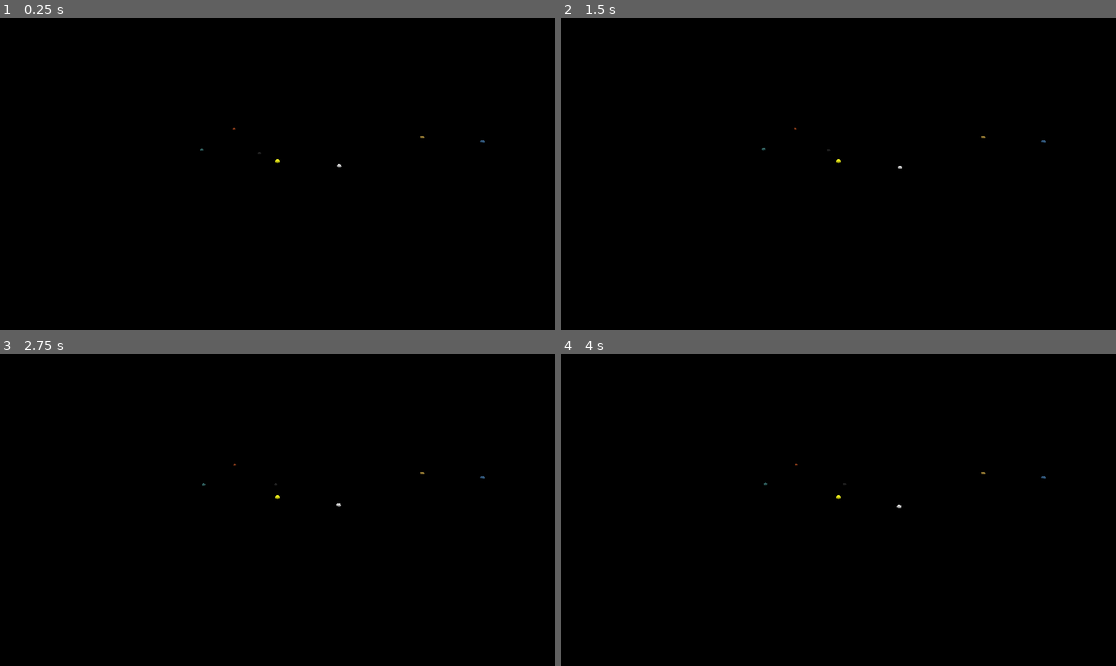
Above: before the commit, frames 1-4 (two rows, left to right).
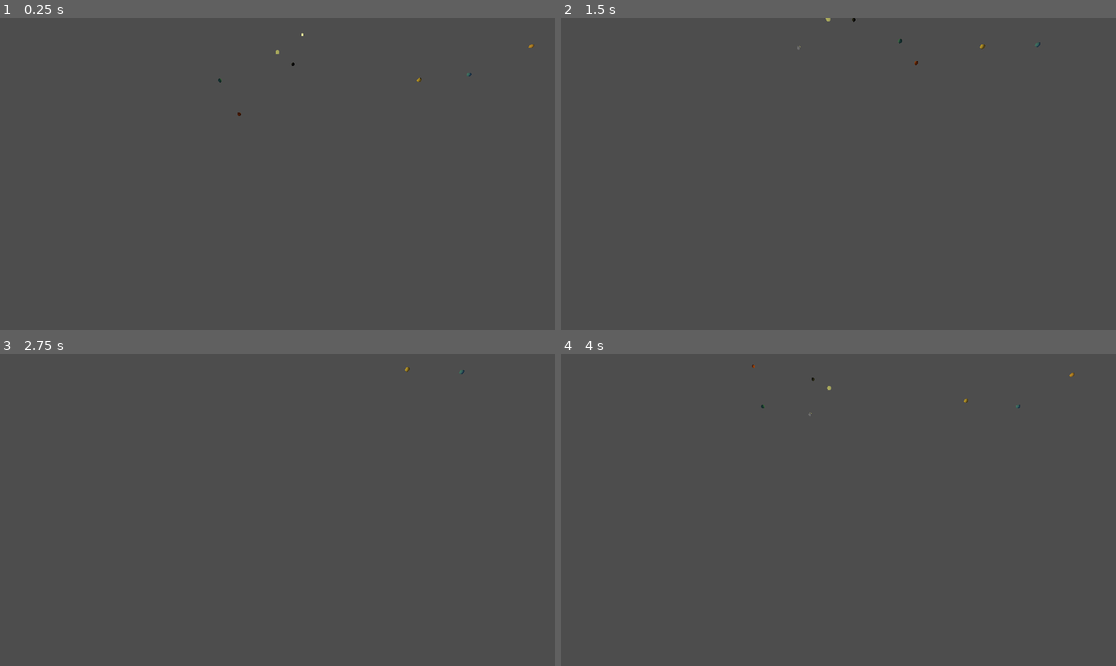
Above: after the commit, the same moments.

Repository: adorion25/Systeme_solaire
Game: Godot game, scene res://node_3d.tscn
The game is run twice, just before and just after one commit, with the same random seed, the same clock (stepped at 60 frames per second) and the same inputs.
Inputs:
- Up to frame 1 (0.25 s): no input
- Up to frame 2 (1.5 s): tap Enter at 0.5 s; hold D (Droite, bound only after the commit) 0.53-1.28 s; tap S (Derrière, bound only after the commit) at 0.6 s; tap W (Devant, bound only after the commit) at 0.8, 1.35 s; tap Space at 1.25 s; hold X (Inclinaison_bas, bound only after the commit) from 1.28 s (still down)
- Up to frame 3 (2.75 s): tap S (Derrière, bound only after the commit) at 1.55, 2.1 s; release X (Inclinaison_bas, bound only after the commit) at 2.03 s; hold D (Droite, bound only after the commit) from 2.03 s (still down); tap W (Devant, bound only after the commit) at 2.3 s
- Up to frame 4 (4 s): tap Enter at 2.75 s; release D (Droite, bound only after the commit) at 2.78 s; hold Z (Inclinaison_haut, bound only after the commit) 2.78-3.53 s; tap W (Devant, bound only after the commit) at 2.85, 3.8 s; tap S (Derrière, bound only after the commit) at 3.05, 3.6 s; hold A (Gauche, bound only after the commit) from 3.53 s (still down)

The runs differ from the first frame. In frame 1, 100% of the frame differs, in the area x 0-100%, y 0-100%; in frame 2, 100%; in frame 3, 100%; in frame 4, 100%.

Commit message:
problème d'orbite et essais position camera

Diff:
--- a/cysstaim-çolèrre/astres_script.gd
+++ b/cysstaim-çolèrre/astres_script.gd
@@ -19,6 +19,7 @@
 
 @export_group("Simulation gravitationnelle")
 @export var masse_corps : float
+@export var periode : float
 @export var periode_relative : float
 @export var position_initiale : Vector3
 @export var vitesse_initiale : Vector3
@@ -29,7 +30,6 @@
 var G : float = 6.674e-11
 var position_reelle : Vector3
 var vitesse : Vector3
-var periode : float = 299.819e3
 var temps_ecoule : float
 
 var pause : bool
--- /dev/null
+++ b/cysstaim-çolèrre/camera_3d.gd
@@ -0,0 +1,26 @@
+extends Camera3D
+
+
+# Called when the node enters the scene tree for the first time.
+func _ready() -> void:
+	pass # Replace with function body.
+
+
+# Called every frame. 'delta' is the elapsed time since the previous frame.
+func _process(delta: float) -> void:
+	if Input.is_action_just_pressed("Gauche"):
+		position += Vector3(-20, 0, 0)
+	elif Input.is_action_just_pressed("Droite"):
+		position += Vector3(20, 0, 0)
+	elif Input.is_action_just_pressed("Devant"):
+		position += Vector3(0, 20, 0)
+	elif Input.is_action_just_pressed("Derrière"):
+		position += Vector3(0, -20, 0)
+	elif Input.is_action_just_pressed("Inclinaison_haut"):
+		rotation += Vector3(PI/24, 0, 0)
+	elif Input.is_action_just_pressed("Inclinaison_bas"):
+		rotation += Vector3(-PI/24, 0, 0)
+	elif Input.is_action_just_pressed("Rotation_droite"):
+		rotation += Vector3(-PI/24, PI/24, PI/8)
+	elif Input.is_action_just_pressed("Rotation_gauche"):
+		rotation += Vector3(PI/24, -PI/24, -PI/8)
--- a/cysstaim-çolèrre/node_3d.tscn
+++ b/cysstaim-çolèrre/node_3d.tscn
@@ -1,6 +1,7 @@
 [gd_scene format=3 uid="uid://bnpcxbieyarvj"]
 
 [ext_resource type="PackedScene" uid="uid://rm367bqg7b75" path="res://soleil.tscn" id="1_4arys"]
+[ext_resource type="Script" uid="uid://bpp7jbg6nlwj8" path="res://camera_3d.gd" id="1_6iypd"]
 [ext_resource type="PackedScene" uid="uid://bevj4x1nwydyk" path="res://mercure.tscn" id="2_6iypd"]
 [ext_resource type="PackedScene" uid="uid://brtkama7wprbs" path="res://venus.tscn" id="3_tereu"]
 [ext_resource type="PackedScene" uid="uid://ct1h1ol6r8ntd" path="res://terre.tscn" id="4_cdqbm"]
@@ -11,7 +12,9 @@
 [ext_resource type="PackedScene" uid="uid://btic5h7rcmng0" path="res://neptune.tscn" id="9_tuemg"]
 
 [sub_resource type="Environment" id="Environment_4xowi"]
-background_mode = 1
+background_mode = 2
+background_color = Color(0, 0, 0.08627451, 1)
+background_energy_multiplier = 1.5
 
 [node name="Système solaire" type="Node3D" unique_id=1593736269]
 
@@ -21,12 +24,17 @@
 environment = SubResource("Environment_4xowi")
 
 [node name="Camera3D" type="Camera3D" parent="Environment_camera" unique_id=1026225519]
-transform = Transform3D(1, 0, 0, 0, -0.4999999999999998, 0.8660254037844385, 0, -0.8660254037844387, -0.49999999999999967, 0, 300, -150)
+transform = Transform3D(1.0000000000000002, 0, 0, 0, 0.8660254037844386, -0.49999999999999994, 0, 0.4999999999999999, 0.8660254037844387, 0, -450, 250)
+script = ExtResource("1_6iypd")
 
 [node name="OmniLight3D" type="OmniLight3D" parent="Environment_camera" unique_id=994336632]
+light_color = Color(1, 1, 0.57254905, 1)
+omni_range = 4096.0
+omni_attenuation = 0.0
 
 [node name="DirectionalLight3D" type="DirectionalLight3D" parent="Environment_camera" unique_id=357668207]
-transform = Transform3D(-0.9998138564867644, 0, -0.019293842983286284, 0, 1, 0, 0.019293842983286284, 0, -0.9998138564867644, 0, 0, 0)
+transform = Transform3D(0.9606291094457634, -0.06945949138602633, -0.2690113253040366, -0.21026041366897372, 0.4511574947228553, -0.867322012518505, 0.18161022143368416, 0.889737205028424, 0.4187904409833354, 0, 100, 100)
+light_energy = 0.2
 
 [node name="Soleil" parent="." unique_id=138507453 node_paths=PackedStringArray("Soleil", "Mercure", "Venus", "Terre", "Mars", "Jupiter", "Saturne", "Uranus", "Neptune") instance=ExtResource("1_4arys")]
 max_distance_simulee = 2.0
@@ -41,6 +49,7 @@
 Uranus = NodePath("../Uranus")
 Neptune = NodePath("../Neptune")
 masse_corps = 1.989e+30
+periode = 1.0
 periode_relative = 1.0
 etapes_calcul_par_ecran = 100
 
@@ -60,6 +69,7 @@
 Uranus = NodePath("../Uranus")
 Neptune = NodePath("../Neptune")
 masse_corps = 3.825e+23
+periode = 7600000.0
 periode_relative = 0.964
 position_initiale = Vector3(-39300000000, -34200000000, 1150000000)
 vitesse_initiale = Vector3(30300, -44600, -4630)
@@ -81,7 +91,8 @@
 Uranus = NodePath("../Uranus")
 Neptune = NodePath("../Neptune")
 masse_corps = 4.867e+24
-periode_relative = 2.466
+periode = 19400000.0
+periode_relative = 2.468
 position_initiale = Vector3(104000000000, 28600000000, -6150000000)
 vitesse_initiale = Vector3(-9400, 33700, 1470)
 etapes_calcul_par_ecran = 100
@@ -102,6 +113,7 @@
 Uranus = NodePath("../Uranus")
 Neptune = NodePath("../Neptune")
 masse_corps = 5.97e+24
+periode = 31560000.0
 periode_relative = 4.0
 position_initiale = Vector3(-142000000000, -47400000000, 1640000)
 vitesse_initiale = Vector3(9150, -28200, 1.08)
@@ -123,6 +135,7 @@
 Uranus = NodePath("../Uranus")
 Neptune = NodePath("../Neptune")
 masse_corps = 6.42e+23
+periode = 59400000.0
 periode_relative = 7.524
 position_initiale = Vector3(-115000000000, -188000000000, -1290000000)
 vitesse_initiale = Vector3(20300, -9910, -694)
@@ -144,6 +157,7 @@
 Uranus = NodePath("../Uranus")
 Neptune = NodePath("../Neptune")
 masse_corps = 1.9e+27
+periode = 379000000.0
 periode_relative = 47.448
 position_initiale = Vector3(6970000000000, 291000000000, -15500000000)
 vitesse_initiale = Vector3(-4910, 12000, 95.6)
@@ -165,7 +179,8 @@
 Uranus = NodePath("../Uranus")
 Neptune = NodePath("../Neptune")
 masse_corps = 5.68e+26
-periode_relative = 117.828
+periode = 947000000.0
+periode_relative = 120.024
 position_initiale = Vector3(1410000000000, -413000000000, -53800000000)
 vitesse_initiale = Vector3(2440, 9010, -352)
 etapes_calcul_par_ecran = 100
@@ -186,6 +201,7 @@
 Uranus = NodePath(".")
 Neptune = NodePath("../Neptune")
 masse_corps = 8.68e+25
+periode = 2650000000.0
 periode_relative = 336.044
 position_initiale = Vector3(1860000000000, 2310000000000, -21700000000)
 vitesse_initiale = Vector3(-5320, 4010, 76.7)
@@ -206,7 +222,8 @@
 Saturne = NodePath("../Saturne")
 Uranus = NodePath("../Uranus")
 Neptune = NodePath(".")
-masse_corps = 1.0199999999999999e+26
+masse_corps = 1.02e+26
+periode = 5210000000.0
 periode_relative = 659.164
 position_initiale = Vector3(4420000000000, -758000000000, -94200000000)
 vitesse_initiale = Vector3(912, 5350, -128)
--- a/cysstaim-çolèrre/project.godot
+++ b/cysstaim-çolèrre/project.godot
@@ -15,6 +15,49 @@
 config/features=PackedStringArray("4.7", "Double Precision", "Forward Plus")
 config/icon="res://icon.svg"
 
+[input]
+
+Gauche={
+"deadzone": 0.2,
+"events": [Object(InputEventKey,"resource_local_to_scene":false,"resource_name":"","device":16,"window_id":0,"alt_pressed":false,"shift_pressed":false,"ctrl_pressed":false,"meta_pressed":false,"pressed":false,"keycode":0,"physical_keycode":65,"key_label":0,"unicode":0,"location":0,"echo":false,"script":null)
+]
+}
+Droite={
+"deadzone": 0.2,
+"events": [Object(InputEventKey,"resource_local_to_scene":false,"resource_name":"","device":-1,"window_id":0,"alt_pressed":false,"shift_pressed":false,"ctrl_pressed":false,"meta_pressed":false,"pressed":false,"keycode":0,"physical_keycode":68,"key_label":0,"unicode":100,"location":0,"echo":false,"script":null)
+]
+}
+Devant={
+"deadzone": 0.2,
+"events": [Object(InputEventKey,"resource_local_to_scene":false,"resource_name":"","device":-1,"window_id":0,"alt_pressed":false,"shift_pressed":false,"ctrl_pressed":false,"meta_pressed":false,"pressed":false,"keycode":0,"physical_keycode":87,"key_label":0,"unicode":119,"location":0,"echo":false,"script":null)
+]
+}
+"Derrière"={
+"deadzone": 0.2,
+"events": [Object(InputEventKey,"resource_local_to_scene":false,"resource_name":"","device":-1,"window_id":0,"alt_pressed":false,"shift_pressed":false,"ctrl_pressed":false,"meta_pressed":false,"pressed":false,"keycode":0,"physical_keycode":83,"key_label":0,"unicode":115,"location":0,"echo":false,"script":null)
+]
+}
+Inclinaison_haut={
+"deadzone": 0.2,
+"events": [Object(InputEventKey,"resource_local_to_scene":false,"resource_name":"","device":-1,"window_id":0,"alt_pressed":false,"shift_pressed":false,"ctrl_pressed":false,"meta_pressed":false,"pressed":false,"keycode":0,"physical_keycode":90,"key_label":0,"unicode":122,"location":0,"echo":false,"script":null)
+]
+}
+Inclinaison_bas={
+"deadzone": 0.2,
+"events": [Object(InputEventKey,"resource_local_to_scene":false,"resource_name":"","device":-1,"window_id":0,"alt_pressed":false,"shift_pressed":false,"ctrl_pressed":false,"meta_pressed":false,"pressed":false,"keycode":0,"physical_keycode":88,"key_label":0,"unicode":120,"location":0,"echo":false,"script":null)
+]
+}
+Rotation_gauche={
+"deadzone": 0.2,
+"events": [Object(InputEventKey,"resource_local_to_scene":false,"resource_name":"","device":-1,"window_id":0,"alt_pressed":false,"shift_pressed":false,"ctrl_pressed":false,"meta_pressed":false,"pressed":false,"keycode":0,"physical_keycode":81,"key_label":0,"unicode":113,"location":0,"echo":false,"script":null)
+]
+}
+Rotation_droite={
+"deadzone": 0.2,
+"events": [Object(InputEventKey,"resource_local_to_scene":false,"resource_name":"","device":-1,"window_id":0,"alt_pressed":false,"shift_pressed":false,"ctrl_pressed":false,"meta_pressed":false,"pressed":false,"keycode":0,"physical_keycode":69,"key_label":0,"unicode":101,"location":0,"echo":false,"script":null)
+]
+}
+
 [physics]
 
 3d/physics_engine="Jolt Physics"
--- a/cysstaim-çolèrre/soleil.tscn
+++ b/cysstaim-çolèrre/soleil.tscn
@@ -4,8 +4,9 @@
 
 [sub_resource type="StandardMaterial3D" id="StandardMaterial3D_r1vuo"]
 albedo_color = Color(1, 1, 0, 1)
-emission = Color(1, 1, 0.57254905, 1)
-emission_energy_multiplier = 16.0
+emission_enabled = true
+emission = Color(1, 1, 0.70980394, 1)
+emission_energy_multiplier = 0.5
 
 [node name="Soleil" unique_id=138507453 instance=ExtResource("1_r1vuo")]
 
Not shown, added: cysstaim-çolèrre/camera_3d.gd.uid
